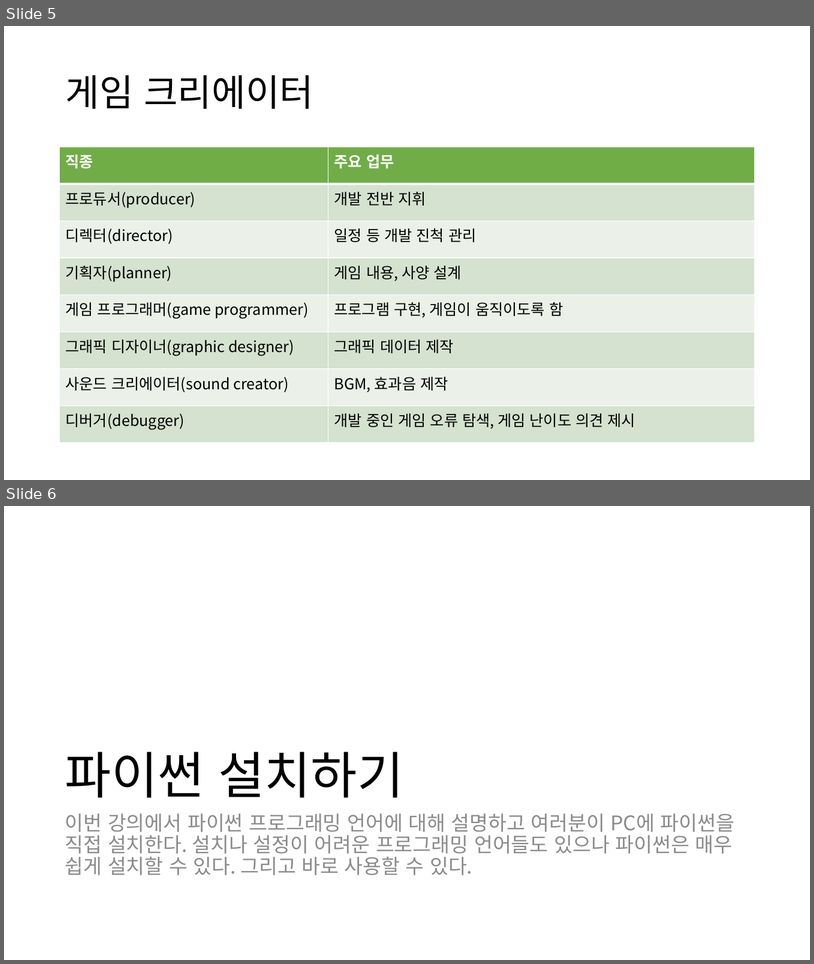
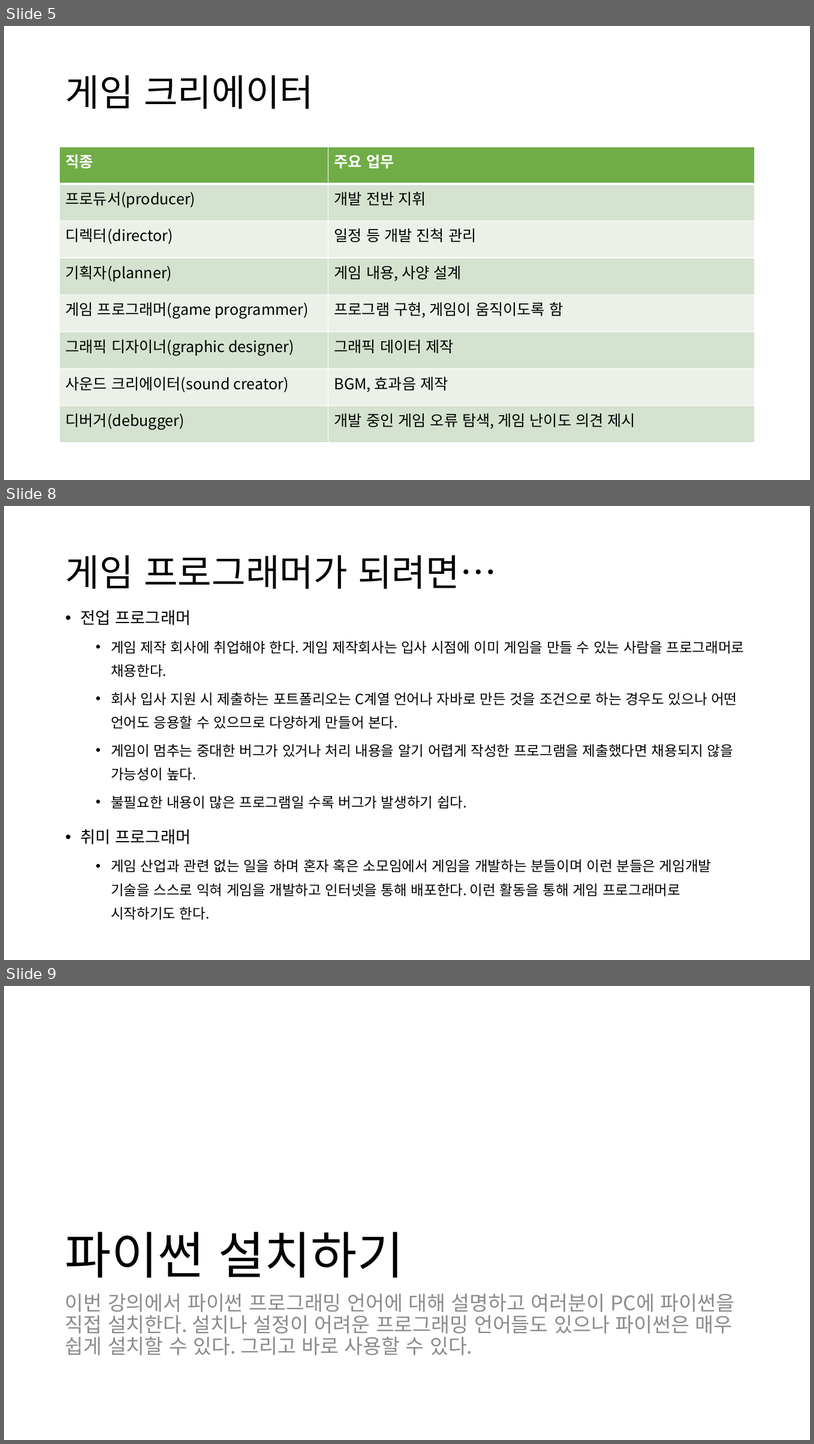
Before and after one commit to EastupGame/PythonGameDev, a slide deck: 게임개발기초과정 파이썬.pptx. Shown one above the other, each under a label of ours: slides 5 and 6 before the commit, slides 5, 8 and 9 after it; the slides between them are not shown. The pictures are 814x964 and 814x1444 pixels, drawn with LibreOffice and Linux fonts; fonts in the diff are those of the drawing. Boxes give left, top, right and bottom in pixels: in the first picture for what was removed or moved away, otherwise in the second. Text is boxed around its words. In the diff, an @@ line names an element or a change of style, - is before the commit and + after.

```diff
--- a/게임개발기초과정 파이썬.pptx
+++ b/게임개발기초과정 파이썬.pptx
@@ slide 8 added at bbox=[4, 506, 810, 960], background #FFFFFF @@
@@ title added at bbox=[65, 555, 497, 589], 44 pt, text #000000 @@
+게임 프로그래머가 되려면…
@@ text added at bbox=[81, 610, 745, 919], 16.8 pt, text #000000 @@
+• 전업 프로그래머
+  • 게임 제작 회사에 취업해야 한다. 게임 제작회사는 입사 시점에 이미 게임을 만들 수 있는 사람을 프로그래머로 채용한다.
+  • 회사 입사 지원 시 제출하는 포트폴리오는 C계열 언어나 자바로 만든 것을 조건으로 하는 경우도 있으나 어떤 언어도 응용할 수 있으므로 다양하게 만들어 본다.
+  • 게임이 멈추는 중대한 버그가 있거나 처리 내용을 알기 어렵게 작성한 프로그램을 제출했다면 채용되지 않을 가능성이 높다.
+  • 불필요한 내용이 많은 프로그램일 수록 버그가 발생하기 쉽다.
+• 취미 프로그래머
+  • 게임 산업과 관련 없는 일을 하며 혼자 혹은 소모임에서 게임을 개발하는 분들이며 이런 분들은 게임개발 기술을 스스로 익혀 게임을 개발하고 인터넷을 통해 배포한다. 이런 활동을 통해 게임 프로그래머로 시작하기도 한다.
@@ what was slide 6 is now slide 9 @@
```
Also in this commit, not shown: 1 slide changed, 11 other slides added.
